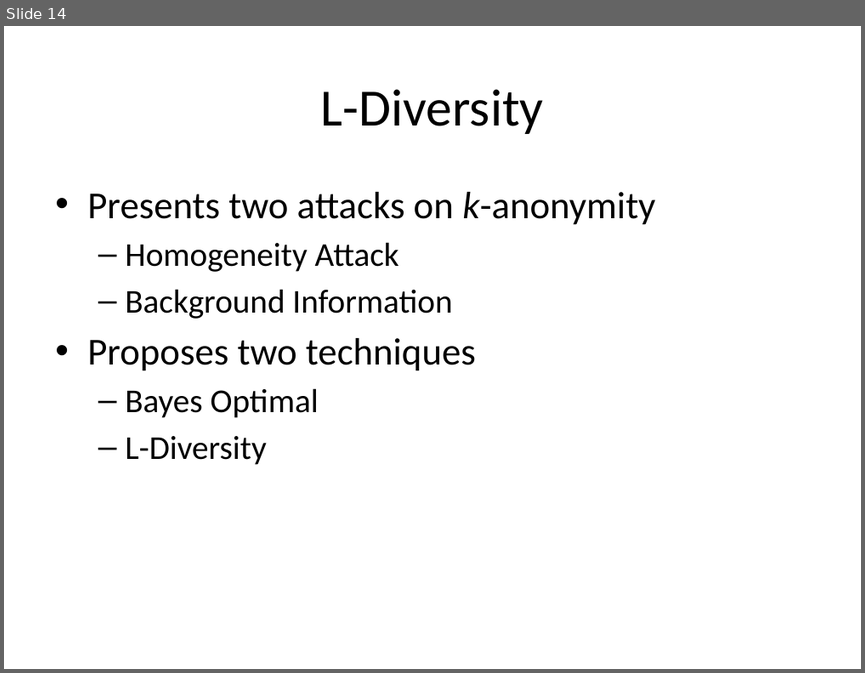
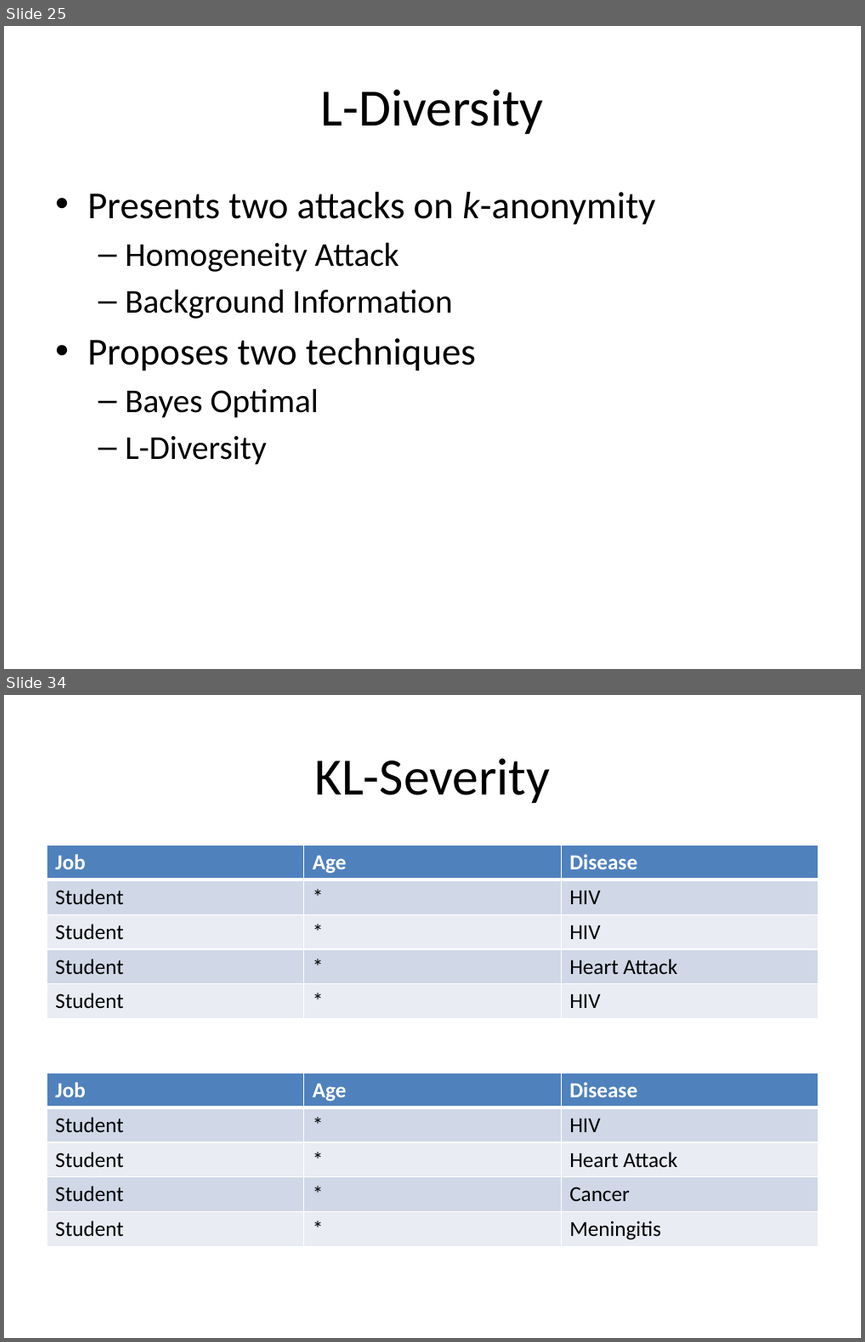
Before and after one commit to jayvelasco1990/big-data, a slide deck: Final Project/draft_presentation.pptx. Shown one above the other, each under a label of ours: slide 14 before the commit, slides 25 and 34 after it; the slides between them are not shown. The pictures are 865x673 and 865x1342 pixels, drawn with LibreOffice and Linux fonts; fonts in the diff are those of the drawing. Boxes give left, top, right and bottom in pixels: in the first picture for what was removed or moved away, otherwise in the second. Text is boxed around its words. In the diff, an @@ line names an element or a change of style, - is before the commit and + after.

```diff
--- a/Final Project/draft_presentation.pptx
+++ b/Final Project/draft_presentation.pptx
@@ slide 34 added at (4,695,861,1338), background #FFFFFF @@
@@ title added at (314,758,550,803), 44 pt, text #000000 @@
+KL-Severity
@@ table added at (46,845,818,1019), 5 rows, 3 columns @@
+Job | Age | Disease
+Student | * | HIV
+Student | * | HIV
+Student | * | Heart Attack
+Student | * | HIV
@@ table added at (46,1073,818,1247), 5 rows, 3 columns @@
+Job | Age | Disease
+Student | * | HIV
+Student | * | Heart Attack
+Student | * | Cancer
+Student | * | Meningitis
@@ what was slide 14 is now slide 25 @@
```
Also in this commit, not shown: 1 slide changed, 22 other slides added, 3 other files.
